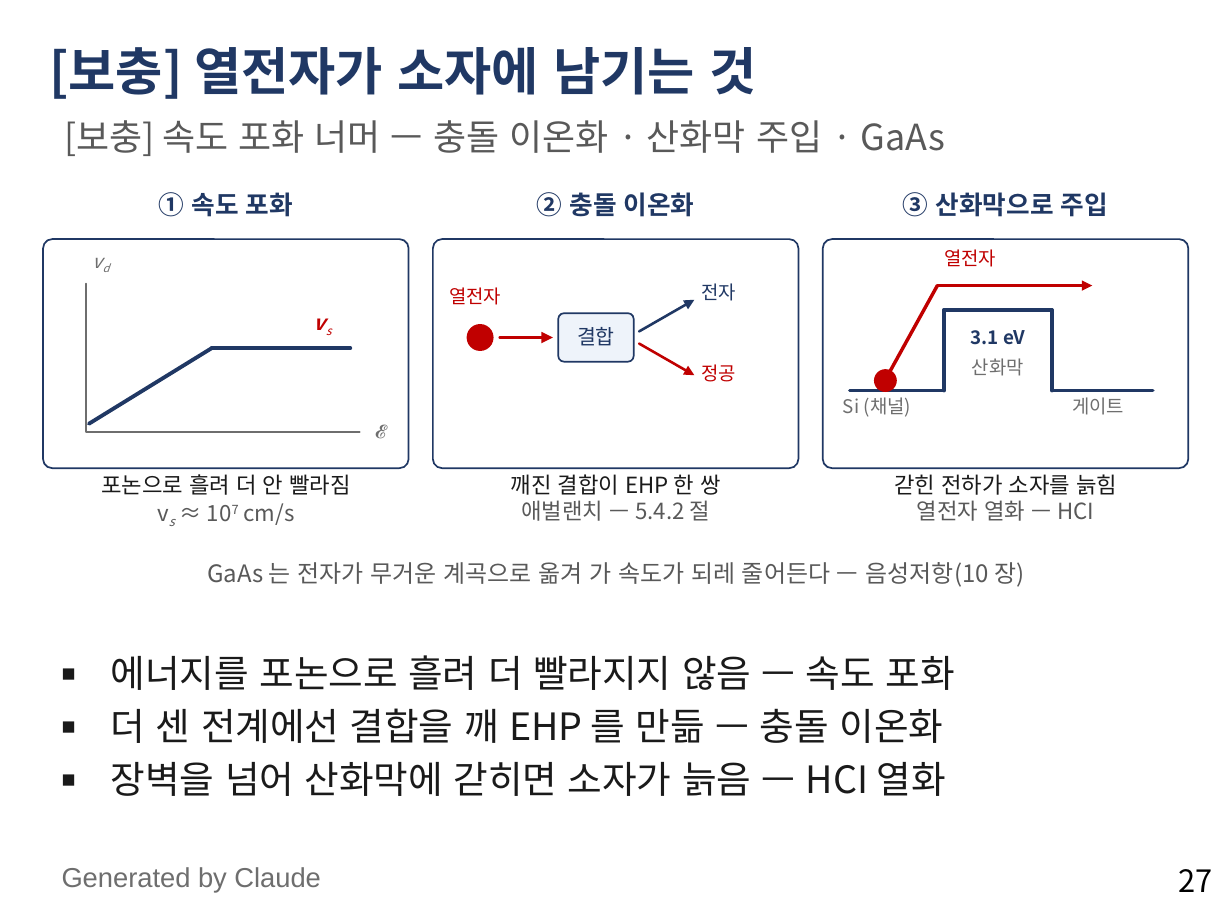
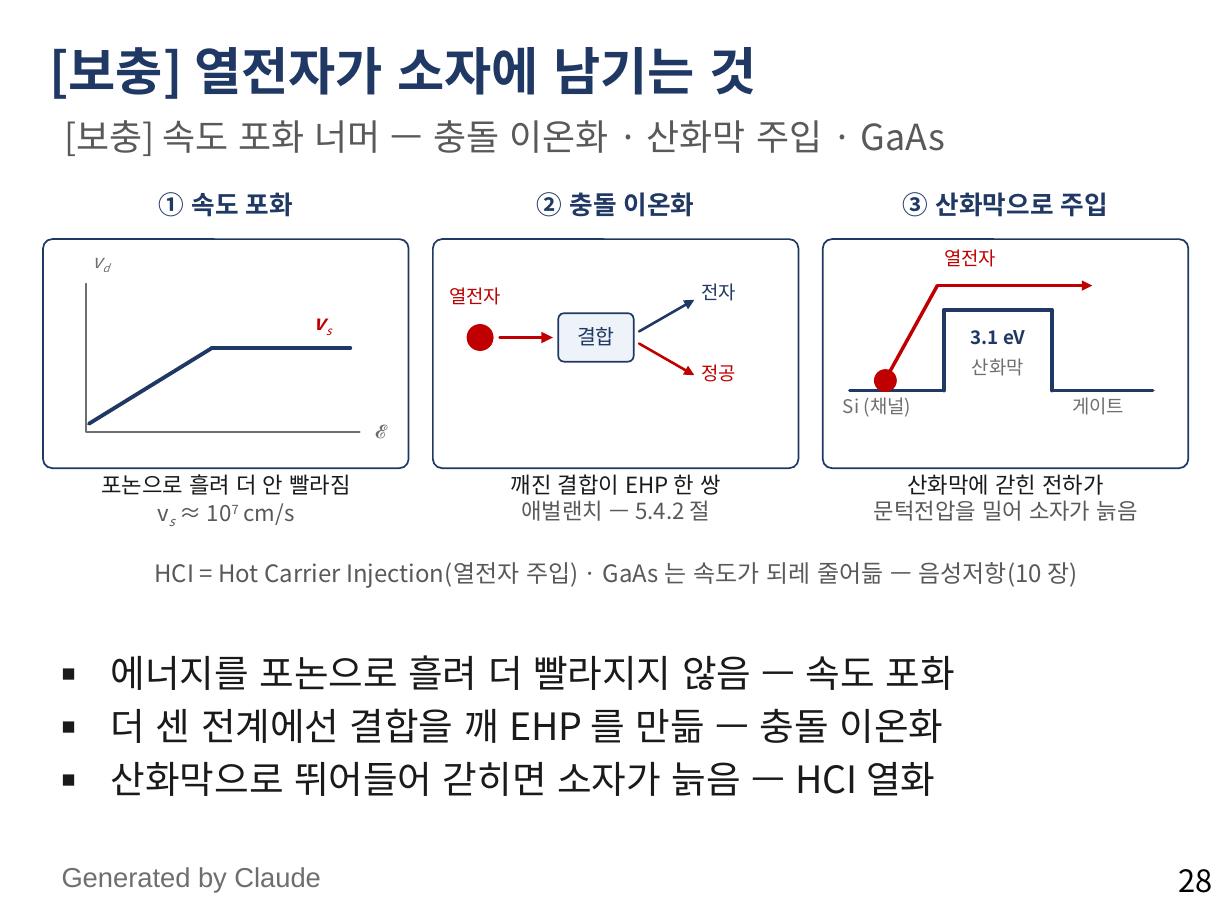
Before and after one commit to abcd8180/3A, a slide deck: slide 28 of 물리전자공학_3장_4강_전계에서의_표동과_이동도.pptx (slide 27 before the commit). Drawn at 1232x924 pixels with LibreOffice and Linux fonts; fonts in the diff are those of the drawing. Boxes give left, top, right and bottom in pixels: in the first picture for what was removed or moved away, otherwise in the second. Text is boxed around its words. In the diff, an @@ line names an element or a change of style, - is before the commit and + after.

```diff
--- a/물리전자공학_3장_4강_전계에서의_표동과_이동도.pptx
+++ b/물리전자공학_3장_4강_전계에서의_표동과_이동도.pptx
@@ text at box(874, 474, 1138, 521): text changed; text colour #1A1A1A to #595959 @@
-갇힌 전하가 소자를 늙힘
-열전자 열화 — HCI
+산화막에 갇힌 전하가
+문턱전압을 밀어 소자가 늙음
@@ text at box(154, 562, 1077, 588): text changed @@
-GaAs 는 전자가 무거운 계곡으로 옮겨 가 속도가 되레 줄어든다 — 음성저항(10 장)
+HCI = Hot Carrier Injection(열전자 주입) · GaAs 는 속도가 되레 줄어듦 — 음성저항(10 장)
@@ text at box(111, 762, 935, 796): text changed @@
-■ 장벽을 넘어 산화막에 갇히면 소자가 늙음 — HCI 열화
+■ 산화막으로 뛰어들어 갇히면 소자가 늙음 — HCI 열화
@@ page number at box(1179, 869, 1213, 893): text changed @@
-27
+28
```
Also in this commit, not shown: 1 other slide changed, 1 slide added.
